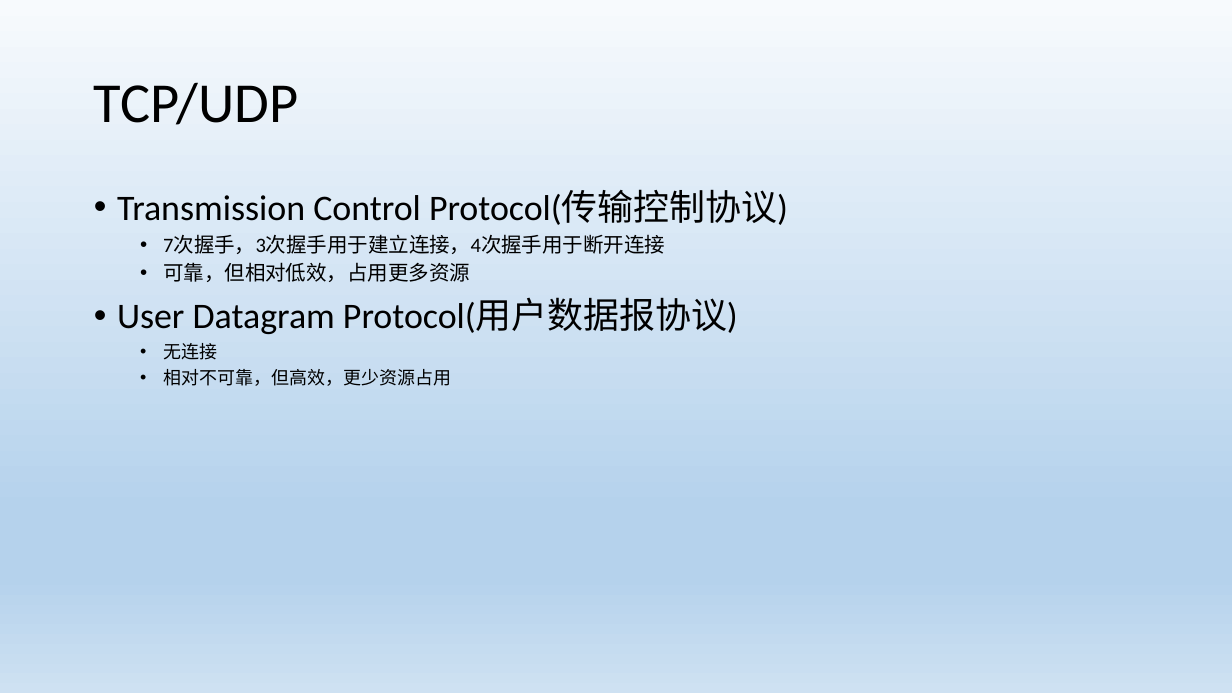
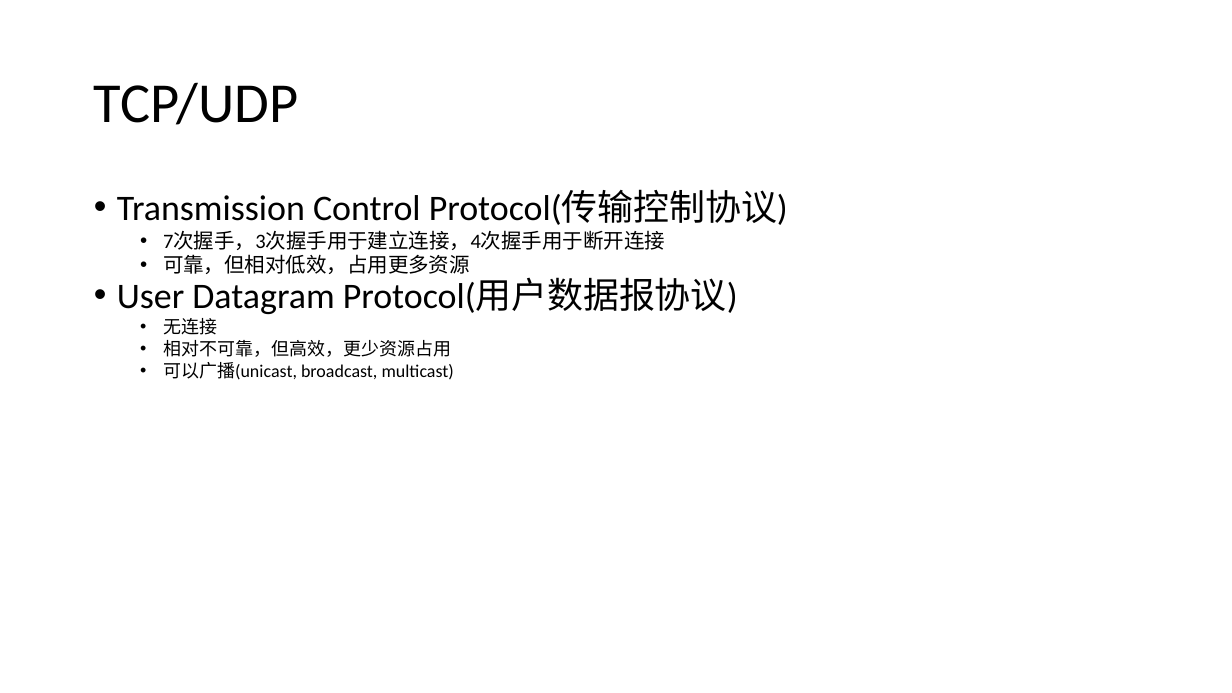
Before and after one commit to LiBilly/demo, a slide deck: slide 3 of doc/web api.pptx. Drawn at 1232x693 pixels with LibreOffice and Linux fonts; fonts in the diff are those of the drawing. Boxes give left, top, right and bottom in pixels: in the first picture for what was removed or moved away, otherwise in the second. Text is boxed around its words. In the diff, an @@ line names an element or a change of style, - is before the commit and + after.

Commit message:
add broadcast on udp

```diff
--- a/doc/web api.pptx
+++ b/doc/web api.pptx
@@ background gradient #F7FAFD to #B5D2EC to #CEE1F2 to #FFFFFF @@
@@ text at box(117, 190, 788, 357): less space between paragraphs; line spacing 0.9 to 1 @@
@@ text at box(163, 362, 454, 380): paragraph added @@
+  • 可以广播(unicast, broadcast, multicast)
```
Also in this commit, not shown: 4 other slides changed, 1 slide added, 7 other files.
